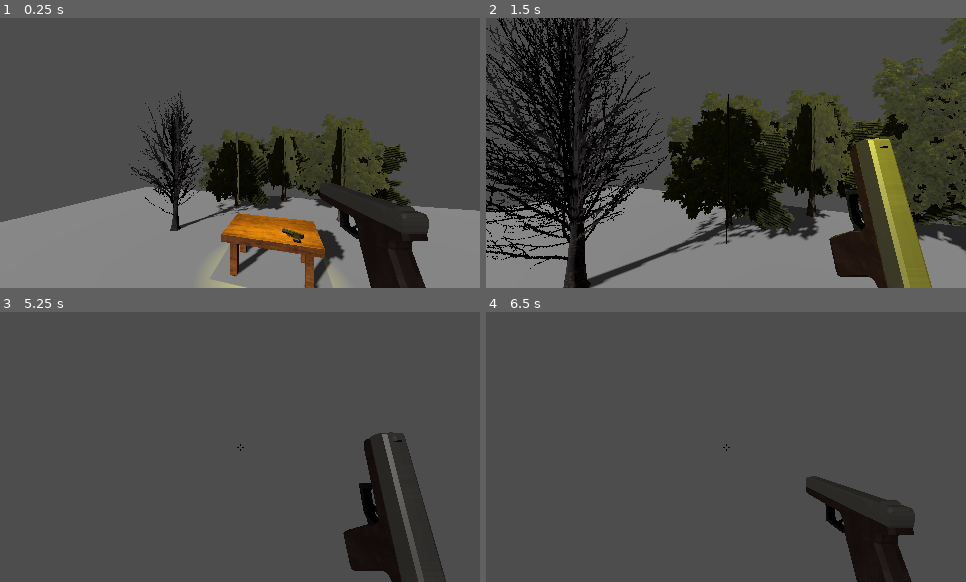
Above: before the commit, frames 1-4 (two rows, left to right).
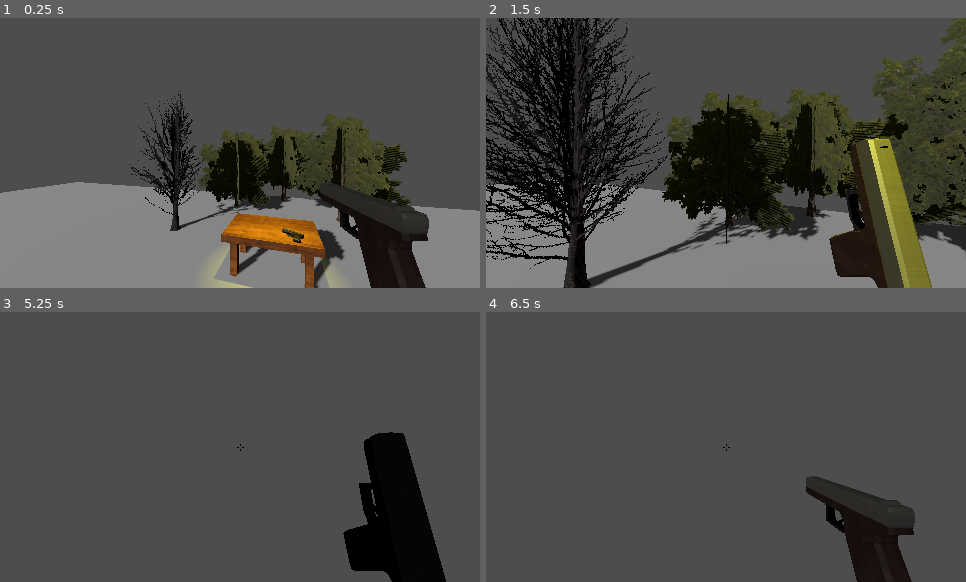
Above: after the commit, the same moments.

Repository: TheM0RSE/GameOff2026
Game: Godot game, scene res://Scenes/Main.tscn
Two runs of this game, one before a commit and one after it. Both use one fixed random seed, a clock stepped at 60 frames per second and the inputs below.
Inputs (mouse positions are in pixels of both pictures, inside the frame that each line leads up to):
- Up to frame 1 (0.25 s): no input
- Up to frame 2 (1.5 s): move the mouse to (750, 153) at 0.52 s; hold W (up) from 0.53 s (still down); click (750, 153) at 0.6 s; tap Space (jump) at 0.77 s; move the mouse to (702, 153) at 1.27 s; click (702, 153) at 1.35 s
- Up to frame 3 (5.25 s): keep holding W (up); tap Space (jump) at 1.52, 3.02, 3.77, 4.52 s; move the mouse to (249, 441) at 2.02 s; click (249, 441) at 2.1 s; move the mouse to (235, 452) at 2.77 s; click (235, 452) at 2.85 s; move the mouse to (278, 449) at 3.52 s; click (278, 449) at 3.6 s; move the mouse to (201, 444) at 4.27 s; click (201, 444) at 4.35 s; move the mouse to (244, 447) at 5.02 s; click (244, 447) at 5.1 s
- Up to frame 4 (6.5 s): move the mouse to (706, 441) at 5.77 s; release W (up) at 5.78 s; hold D (right) from 5.78 s (still down); click (706, 441) at 5.85 s; tap Space (jump) at 6.02 s

The runs differ from the first frame. In frame 1, 2.2% of the frame differs, in the area x 0-70%, y 60-100%; in frame 2, 0.5%; in frame 3, 4.7%, in the area x 71-93%, y 44-100%; in frame 4, nothing differs.

Commit message:
Added Customer with a function to update its target position for pathfinding; Added NavigationRegion3D, moved Platform into NavReg3D;

Diff:
--- /dev/null
+++ b/Entities/Customer/Customer.gd
@@ -0,0 +1,21 @@
+extends CharacterBody3D
+
+const SPEED = 2
+
+@export var nav_agent : NavigationAgent3D
+
+func _physics_process(delta: float):
+	# Gravity
+	if not is_on_floor():
+		velocity += get_gravity() * delta
+
+	var destination = nav_agent.get_next_path_position()
+	var local_destination = destination - global_position
+	var direction = local_destination.normalized()
+
+	velocity.x = direction.x * SPEED
+	velocity.z = direction.z * SPEED
+	move_and_slide()
+
+func update_target_position(target_position): # Update target position for pathfinding
+	nav_agent.target_position = target_position
--- /dev/null
+++ b/Entities/Customer/Customer.tscn
@@ -0,0 +1,26 @@
+[gd_scene format=3 uid="uid://dulq0ckibflvo"]
+
+[ext_resource type="Script" uid="uid://34xxbmqyql2y" path="res://Entities/Customer/Customer.gd" id="1_p0mig"]
+
+[sub_resource type="CapsuleMesh" id="CapsuleMesh_3n5wa"]
+
+[sub_resource type="CapsuleShape3D" id="CapsuleShape3D_3n5wa"]
+
+[node name="Customer" type="CharacterBody3D" unique_id=1439125245 node_paths=PackedStringArray("nav_agent")]
+script = ExtResource("1_p0mig")
+nav_agent = NodePath("NavigationAgent3D")
+
+[node name="MeshInstance3D" type="MeshInstance3D" parent="." unique_id=1057250039]
+transform = Transform3D(1, 0, 0, 0, 1, 0, 0, 0, 1, 0, 1, 0)
+mesh = SubResource("CapsuleMesh_3n5wa")
+
+[node name="CollisionShape3D" type="CollisionShape3D" parent="." unique_id=1932769100]
+transform = Transform3D(1, 0, 0, 0, 1, 0, 0, 0, 1, 0, 1, 0)
+shape = SubResource("CapsuleShape3D_3n5wa")
+
+[node name="NavigationAgent3D" type="NavigationAgent3D" parent="." unique_id=595861836]
+path_desired_distance = 0.5
+target_desired_distance = 0.5
+simplify_path = true
+debug_enabled = true
+debug_use_custom = true
--- a/Entities/Player/Player.tscn
+++ b/Entities/Player/Player.tscn
@@ -17,6 +17,7 @@
 
 [node name="Camera3D" type="Camera3D" parent="." unique_id=38780711]
 transform = Transform3D(1, 0, 0, 0, 1, 0, 0, 0, 1, 0, 0.49968207, 0)
+current = true
 fov = 80.0
 
 [node name="Glock" parent="Camera3D" unique_id=1205406264 node_paths=PackedStringArray("camera") instance=ExtResource("2_ww0jn")]
--- a/Scenes/Main.tscn
+++ b/Scenes/Main.tscn
@@ -5,16 +5,18 @@
 [ext_resource type="PackedScene" uid="uid://dxwxecr2y7xgw" path="res://Models/Trees/tree_rt_4.glb" id="4_pbw6q"]
 [ext_resource type="PackedScene" uid="uid://bic3k18q2t0ui" path="res://Models/Table/Table.glb" id="4_rgh2o"]
 [ext_resource type="PackedScene" uid="uid://bpo2s2glog4gk" path="res://Items/Glock/Glock.glb" id="5_pbw6q"]
+[ext_resource type="PackedScene" uid="uid://dulq0ckibflvo" path="res://Entities/Customer/Customer.tscn" id="6_v1gob"]
 
 [sub_resource type="Environment" id="Environment_3n5wa"]
 volumetric_fog_enabled = true
 volumetric_fog_temporal_reprojection_amount = 0.99
 
+[sub_resource type="NavigationMesh" id="NavigationMesh_3n5wa"]
+vertices = PackedVector3Array(-22.534277, 1, -13.4, -22.534277, 1, 29.600002, 12.465725, 1, 29.600002, 12.465725, 1, -13.4)
+polygons = [PackedInt32Array(3, 2, 0), PackedInt32Array(0, 2, 1)]
+cell_size = 0.2
+
 [node name="Main" type="Node3D" unique_id=1558236688]
-
-[node name="Platform" type="CSGBox3D" parent="." unique_id=1294509167]
-use_collision = true
-size = Vector3(26, 1, 28)
 
 [node name="WorldEnvironment" type="WorldEnvironment" parent="." unique_id=1741461513]
 environment = SubResource("Environment_3n5wa")
@@ -56,3 +58,16 @@
 
 [node name="Player" parent="." unique_id=1972926718 instance=ExtResource("1_r150o")]
 transform = Transform3D(0.9623565, 0, 0.27179015, 0, 1, 0, -0.27179015, 0, 0.9623565, 0.63244486, 3.736394, -0.85529494)
+
+[node name="NavigationRegion3D" type="NavigationRegion3D" parent="." unique_id=1232932362]
+navigation_mesh = SubResource("NavigationMesh_3n5wa")
+
+[node name="Enviroment" type="Node3D" parent="NavigationRegion3D" unique_id=652988705]
+
+[node name="Platform" type="CSGBox3D" parent="NavigationRegion3D/Enviroment" unique_id=1294509167]
+transform = Transform3D(1, 0, 0, 0, 1, 0, 0, 0, 1, -5.0671387, 0, 8.149353)
+use_collision = true
+size = Vector3(36.134277, 1, 44.298706)
+
+[node name="Customer" parent="." unique_id=1439125245 instance=ExtResource("6_v1gob")]
+transform = Transform3D(1, 0, 0, 0, 1, 0, 0, 0, 1, -11.2368145, 0.50000095, 10.075342)
Not shown, added: Entities/Customer/Customer.gd.uid
